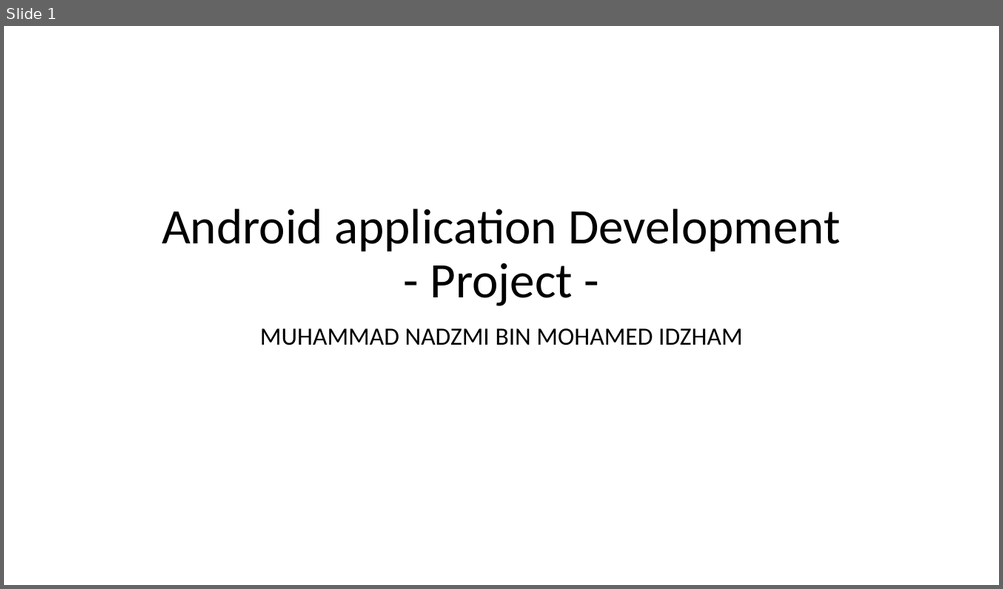
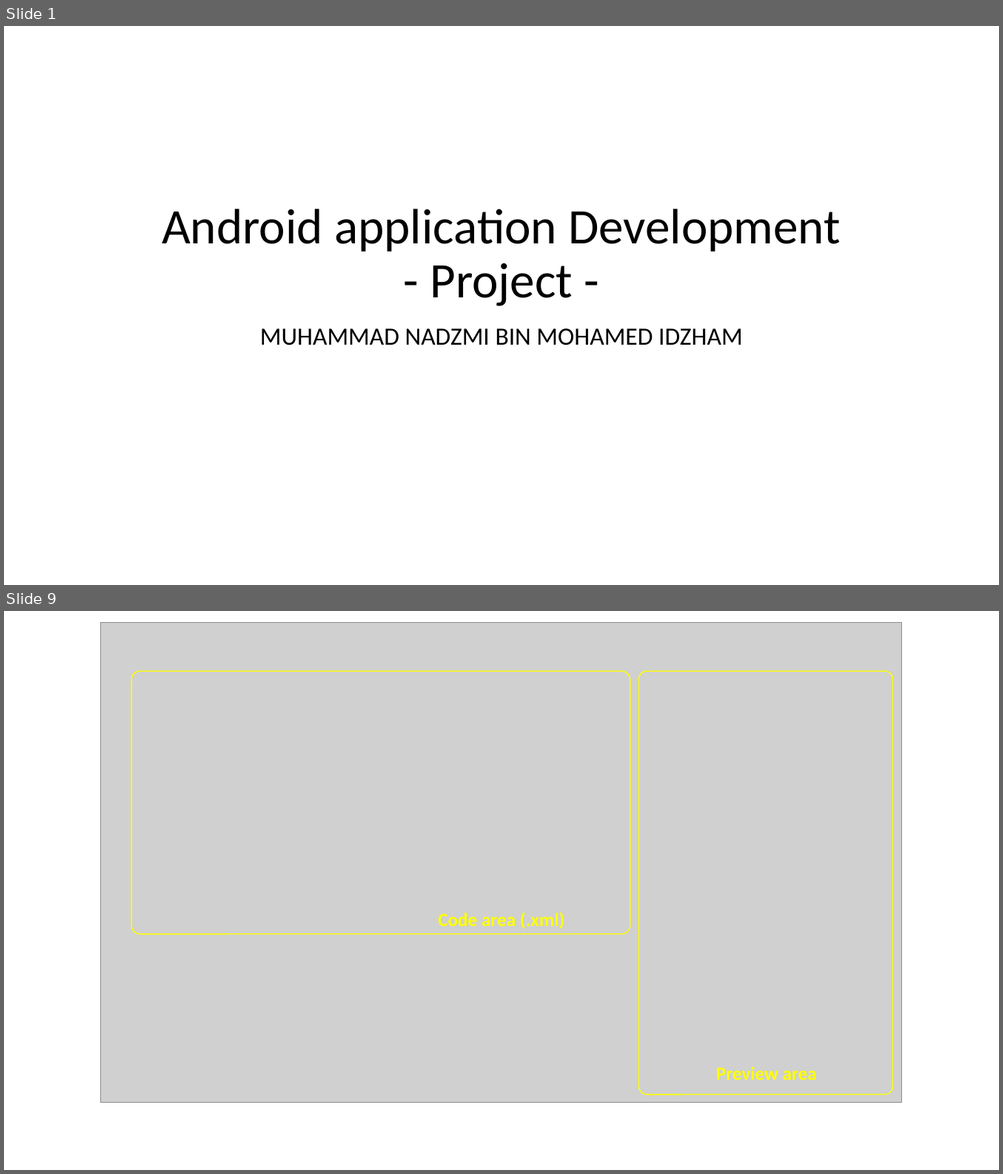
Before and after one commit to Nadzmi-Freelance/Android-Training, a slide deck: presentation/project.pptx. Shown one above the other, each under a label of ours: slide 1 before the commit, slides 1 and 9 after it; the slides between them are not shown. The pictures are 1003x589 and 1003x1174 pixels, drawn with LibreOffice and Linux fonts; fonts in the diff are those of the drawing; grey boxes stand for pictures. Boxes give left, top, right and bottom in pixels: in the first picture for what was removed or moved away, otherwise in the second. Text is boxed around its words. In the diff, an @@ line names an element or a change of style, - is before the commit and + after.

```diff
--- a/presentation/project.pptx
+++ b/presentation/project.pptx
@@ slide 9 added at (4, 611, 999, 1170), background #FFFFFF @@
@@ picture added at (100, 622, 902, 1102) @@
@@ rounded rectangle added at (131, 672, 630, 935), outline #FFFF00 1 pt @@
@@ rounded rectangle added at (639, 672, 893, 1095), outline #FFFF00 1 pt @@
@@ text added at (438, 912, 565, 929), 18 pt, text #FFFF00, bold @@
+Code area (.xml)
@@ text added at (716, 1067, 817, 1080), 18 pt, text #FFFF00, bold @@
+Preview area
```
Also in this commit, not shown: 2 slides changed, 22 other slides added, 4 slides removed, 3 other files.
